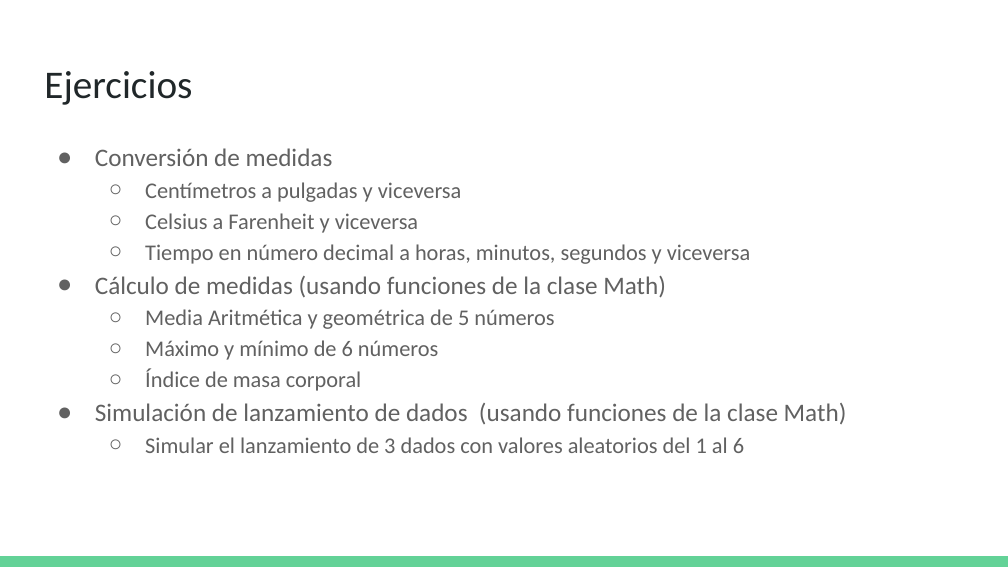
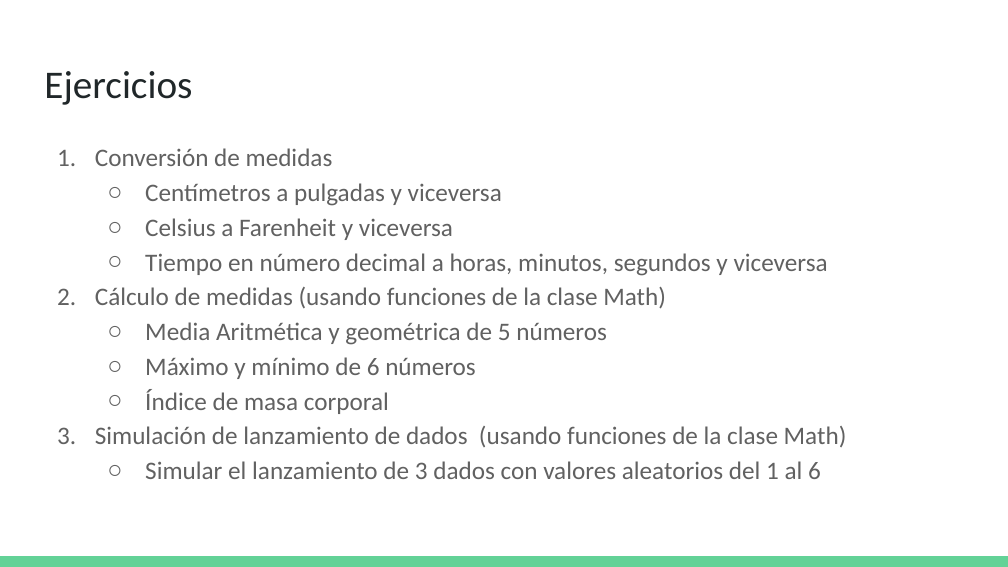
Before and after one commit to oskar-raul-dev/blindma1den-learn-java, a slide deck: slide 9 of Presentaciones PP/002-Hola Mundo - Parte 2.pptx. Drawn at 1008x567 pixels with LibreOffice and Linux fonts; fonts in the diff are those of the drawing. Boxes give left, top, right and bottom in pixels: in the first picture for what was removed or moved away, otherwise in the second. Text is boxed around its words. In the diff, an @@ line names an element or a change of style, - is before the commit and + after.

```diff
--- a/Presentaciones PP/002-Hola Mundo - Parte 2.pptx
+++ b/Presentaciones PP/002-Hola Mundo - Parte 2.pptx
@@ text "Conversión de medidas" at (95, 148, 847, 479): size 16 to 18 pt in "Centímetros a pulgadas y viceversa", "Celsius a Farenheit y viceversa", "Tiempo en número decimal a horas, minutos, ...", "Media Aritmética y geométrica de 5 números" and 3 more places; bullet ● to 1.; indent changed @@
```
Also in this commit, not shown: 3 other slides changed, 9 other files.
